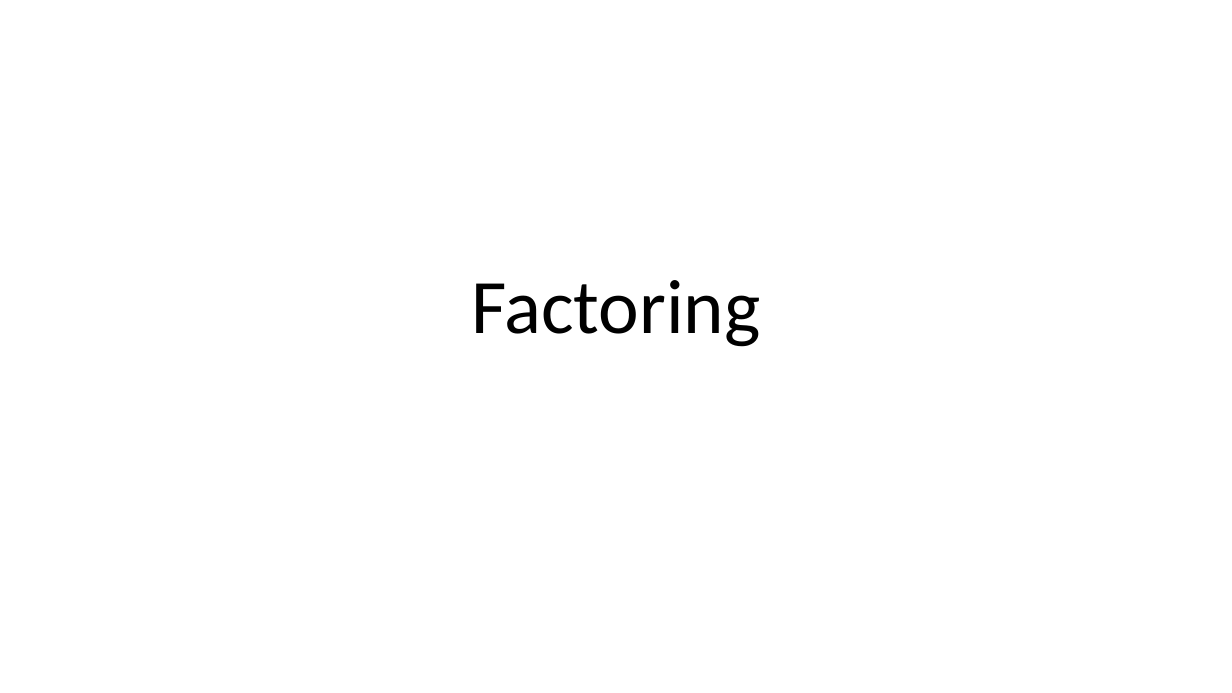
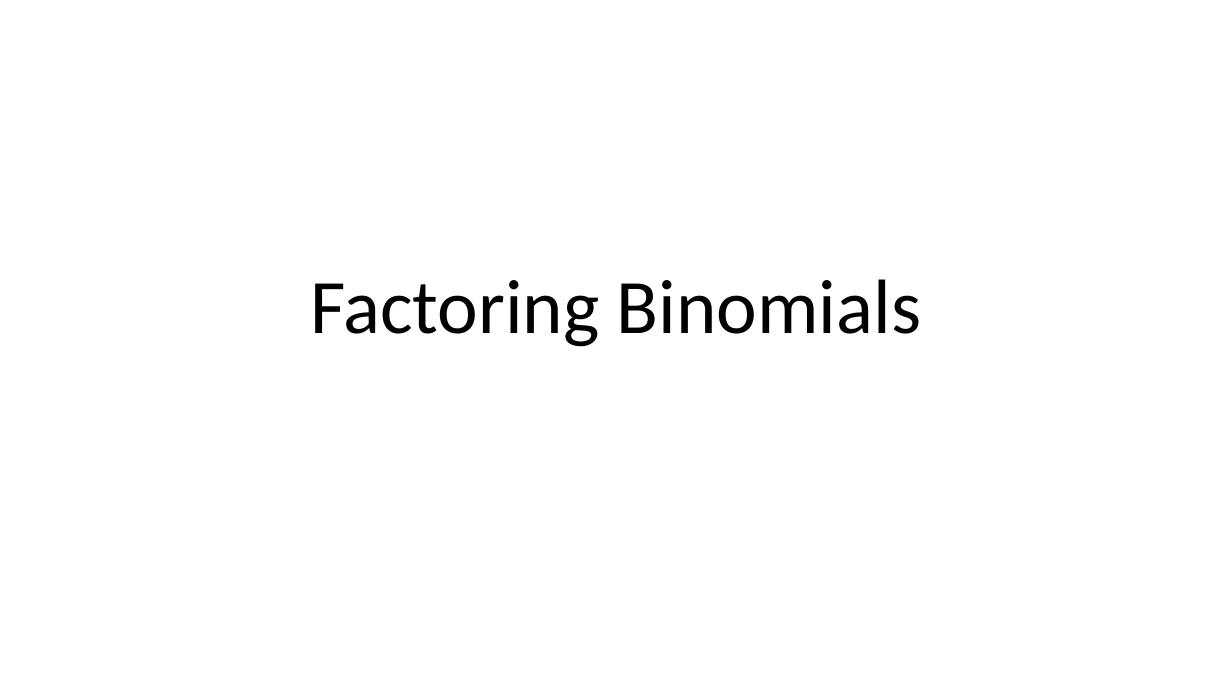
Before and after one commit to millerdoug/notes, a slide deck: slide 1 of MiniLesson.pptx. Drawn at 1232x693 pixels with LibreOffice and Linux fonts; fonts in the diff are those of the drawing. Boxes give left, top, right and bottom in pixels: in the first picture for what was removed or moved away, otherwise in the second. Text is boxed around its words. In the diff, an @@ line names an element or a change of style, - is before the commit and + after.

```diff
--- a/MiniLesson.pptx
+++ b/MiniLesson.pptx
@@ title at (x1=310, y1=279, x2=921, y2=347): text changed @@
-Factoring
+Factoring Binomials
```
Also in this commit, not shown: 1 other slide changed, 3 slides added, 2 slides removed.
